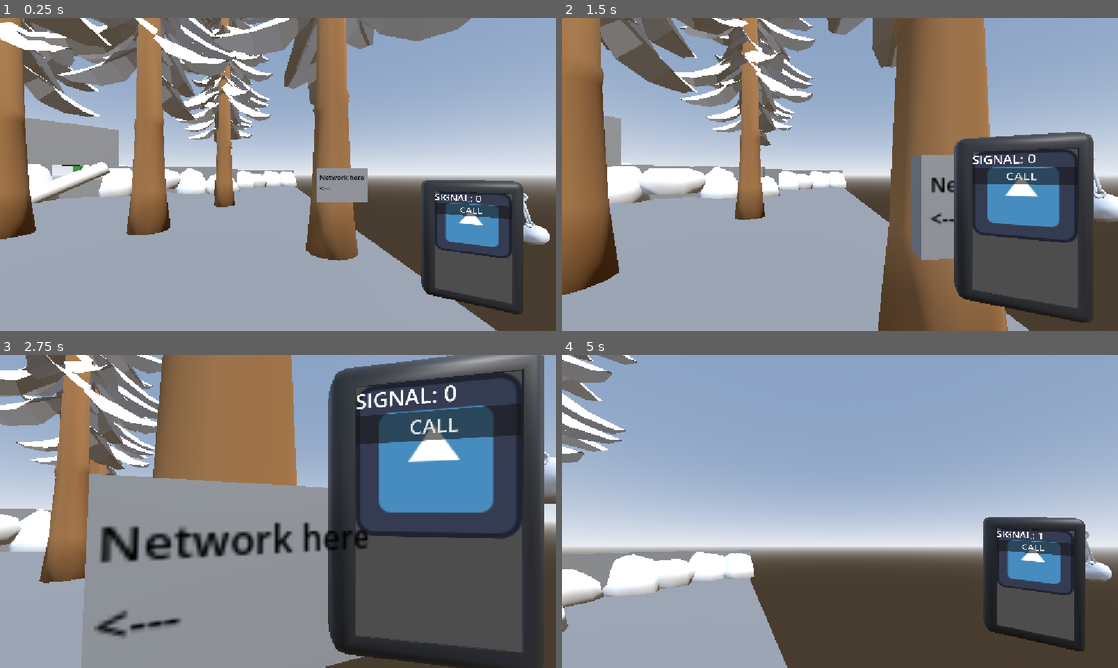
Above: before the commit, frames 1-4 (two rows, left to right).
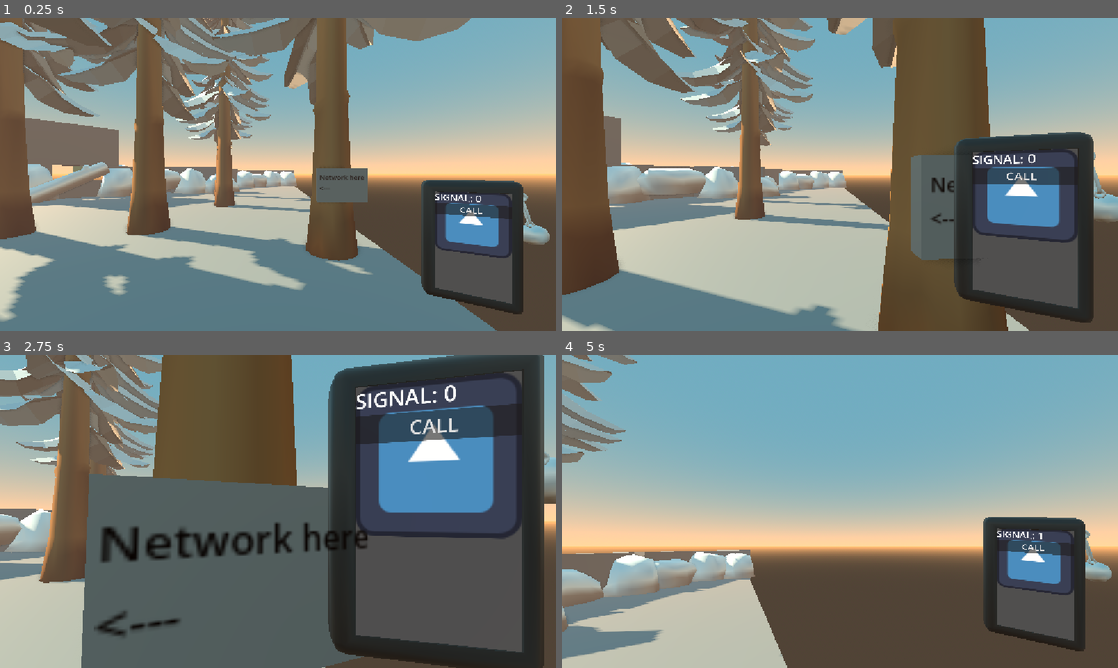
Above: after the commit, the same moments.

Repository: theanaverwaerde/low-signal-ld59
Game: Godot game, scene res://scene_test.tscn
The game is run twice, just before and just after one commit, with the same random seed, the same clock (stepped at 60 frames per second) and the same inputs. The engine's default icon, where the game draws it, is replaced by a stand-in: a white triangle on a blue panel in a dark square.
Inputs (mouse positions are in pixels of both pictures, inside the frame that each line leads up to):
- Up to frame 1 (0.25 s): no input
- Up to frame 2 (1.5 s): tap Enter (ui_accept) at 0.5, 0.77 s; move the mouse to (867, 174) at 0.52 s; hold W (up) 0.53-1.28 s; hold F (phone) 0.53-1.28 s; move the mouse to (728, 190) at 1.27 s; hold S (down) from 1.28 s (still down); tap F (phone) at 1.35 s
- Up to frame 3 (2.75 s): tap Enter (ui_accept) at 1.52 s; move the mouse to (289, 505) at 2.02 s; release S (down) at 2.03 s; hold W (up) from 2.03 s (still down); hold F (phone) from 2.03 s (still down)
- Up to frame 4 (5 s): move the mouse to (812, 574) at 2.77 s; release F (phone) at 2.78 s; tap F (phone) at 2.85, 4.35 s; click (812, 574) at 2.92 s; tap Enter (ui_accept) at 3.02, 3.77, 4.52 s; move the mouse to (878, 514) at 3.52 s; hold F (phone) 3.53-4.28 s; move the mouse to (673, 464) at 4.27 s; release W (up) at 4.28 s; hold A (left) from 4.28 s (still down)

The runs differ from the first frame. In frame 1, 64% of the frame differs, in the area x 0-100%, y 0-100%; in frame 2, 57%; in frame 3, 54%; in frame 4, 49%.

Commit message:
Light scene

Diff:
--- a/scene_test.tscn
+++ b/scene_test.tscn
@@ -37,7 +37,10 @@
 size = Vector3(1, 6, 1)
 
 [sub_resource type="ProceduralSkyMaterial" id="ProceduralSkyMaterial_dplmw"]
+sky_top_color = Color(0.29740554, 0.47984064, 0.54012156, 1)
+sky_horizon_color = Color(0.8109906, 0.6067497, 0.4371607, 1)
 sky_curve = 0.12183792
+ground_horizon_color = Color(0.85122377, 0.59030986, 0.35329175, 1)
 
 [sub_resource type="Sky" id="Sky_oqoec"]
 sky_material = SubResource("ProceduralSkyMaterial_dplmw")
@@ -48,6 +51,12 @@
 sky = SubResource("Sky_oqoec")
 ambient_light_source = 3
 reflected_light_source = 2
+ssao_enabled = true
+ssao_radius = 2.0
+fog_enabled = true
+fog_light_color = Color(0.63240147, 0.52542835, 0.47852385, 1)
+fog_light_energy = 1.59
+fog_sky_affect = 0.033
 
 [sub_resource type="StandardMaterial3D" id="StandardMaterial3D_0n4ab"]
 albedo_color = Color(0.5080529, 0.3834968, 0.20644057, 1)
@@ -158,7 +167,9 @@
 debug_color = Color(0.8980392, 0.29803923, 0.28235295, 1)
 
 [node name="DirectionalLight3D" type="DirectionalLight3D" parent="." unique_id=465365216]
-transform = Transform3D(0.8231117, -0.45519796, 0.33953235, 0.08669081, 0.69160795, 0.71705174, -0.56122375, -0.56077915, 0.608732, 9.824569, 5.666151, 8.025142)
+transform = Transform3D(-0.38738582, 0.39004126, -0.8353444, -0.05779574, 0.8940373, 0.44424883, 0.9201042, 0.22037505, -0.32379463, 9.824569, 5.666151, 8.025142)
+light_color = Color(0.9489384, 0.7219174, 0.48569685, 1)
+shadow_enabled = true
 
 [node name="WorldEnvironment" type="WorldEnvironment" parent="." unique_id=1848073026]
 environment = SubResource("Environment_6v5sk")
@@ -527,4 +538,6 @@
 [node name="Stone_18" parent="Node" unique_id=1250046427 instance=ExtResource("8_lsd60")]
 transform = Transform3D(1, 0, 0, 0, 1, 0, 0, 0, 1, 19.052849, 0.00015223079, -13.98388)
 
+[node name="LightmapGI" type="LightmapGI" parent="." unique_id=626612472]
+
 [connection signal="pressed" from="PhoneScreen/VBoxContainer/Button" to="PhoneScreen" method="_on_button_pressed"]
